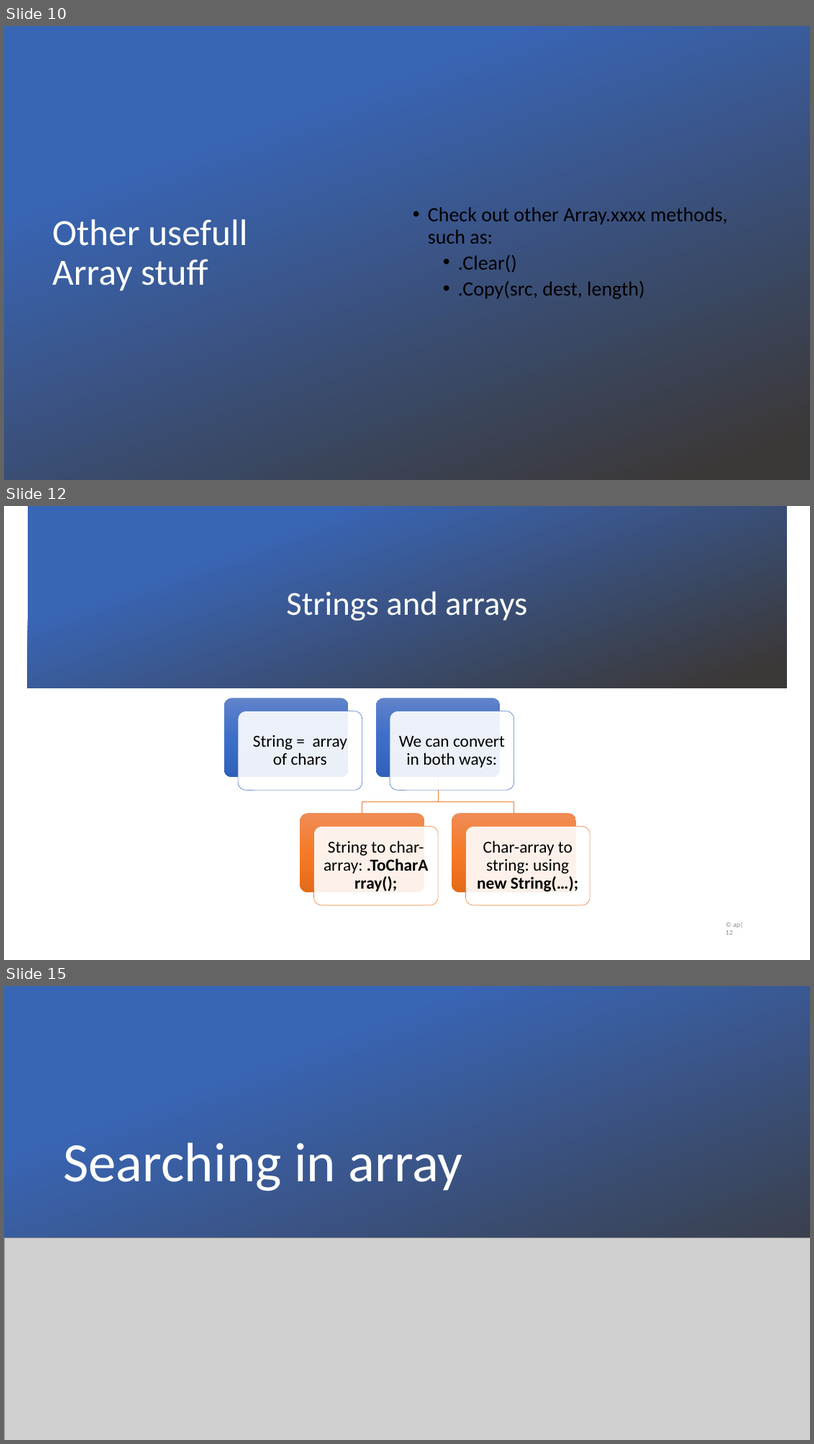
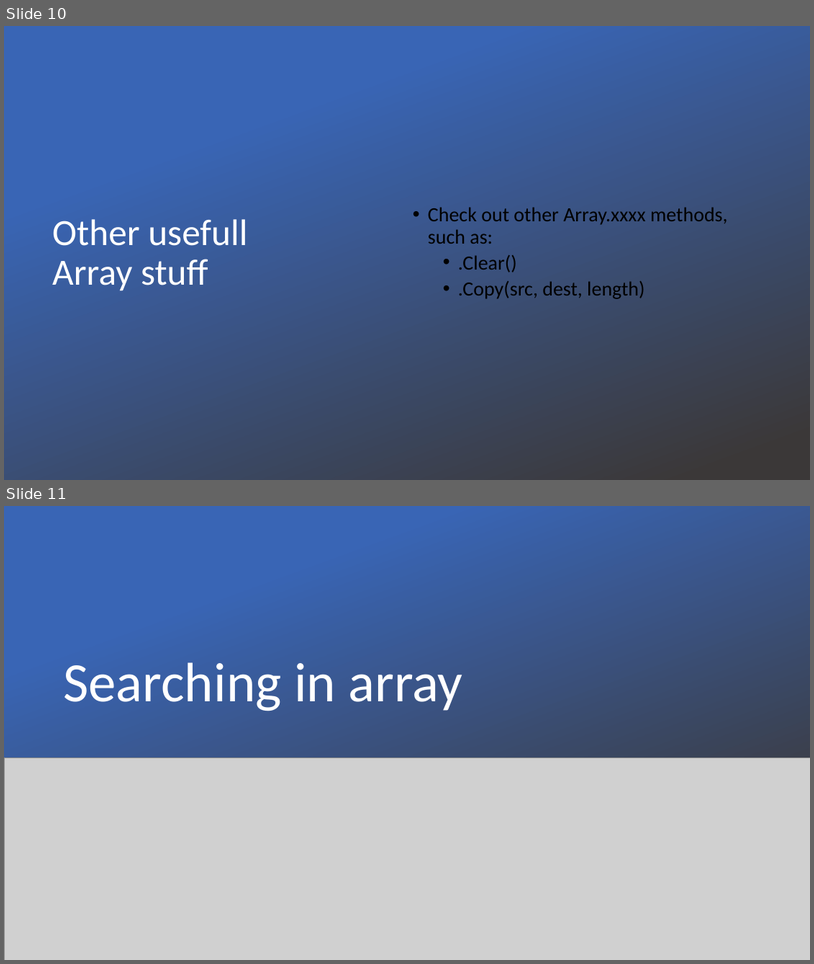
Before and after one commit to v-nys/cursusprogrammeren, a slide deck: _SLIDES/DEEL1/H7/6b_arrays en methoden.pptx. Shown one above the other, each under a label of ours: slides 10, 12 and 15 before the commit, slides 10 and 11 after it; the slides between them are not shown. The pictures are 814x1444 and 814x964 pixels, drawn with LibreOffice and Linux fonts; fonts in the diff are those of the drawing; grey boxes stand for pictures; background and template pictures are left out. Boxes give left, top, right and bottom in pixels: in the first picture for what was removed or moved away, otherwise in the second. Text is boxed around its words. In the diff, an @@ line names an element or a change of style, - is before the commit and + after.

```diff
--- a/_SLIDES/DEEL1/H7/6b_arrays en methoden.pptx
+++ b/_SLIDES/DEEL1/H7/6b_arrays en methoden.pptx
@@ slide 12 removed at [4, 506, 810, 960], background picture (left out) @@
@@ rectangle removed at [28, 506, 787, 688] @@
@@ title removed at [286, 591, 527, 620] @@
-Strings and arrays
@@ group removed at [224, 698, 590, 905]: 8 rounded rectangles, 4 texts, 2 freeform shapes @@
-String = array of chars
-We can convert in both ways:
-String to char-array: .ToCharArray();
-Char-array to string: using new String(…);
@@ page number removed at [726, 921, 743, 934] @@
-© ap| 12
@@ what was slide 15 is now slide 11 @@
```
Also in this commit, not shown: 1 slide changed, 3 other slides removed, 2 other files.
